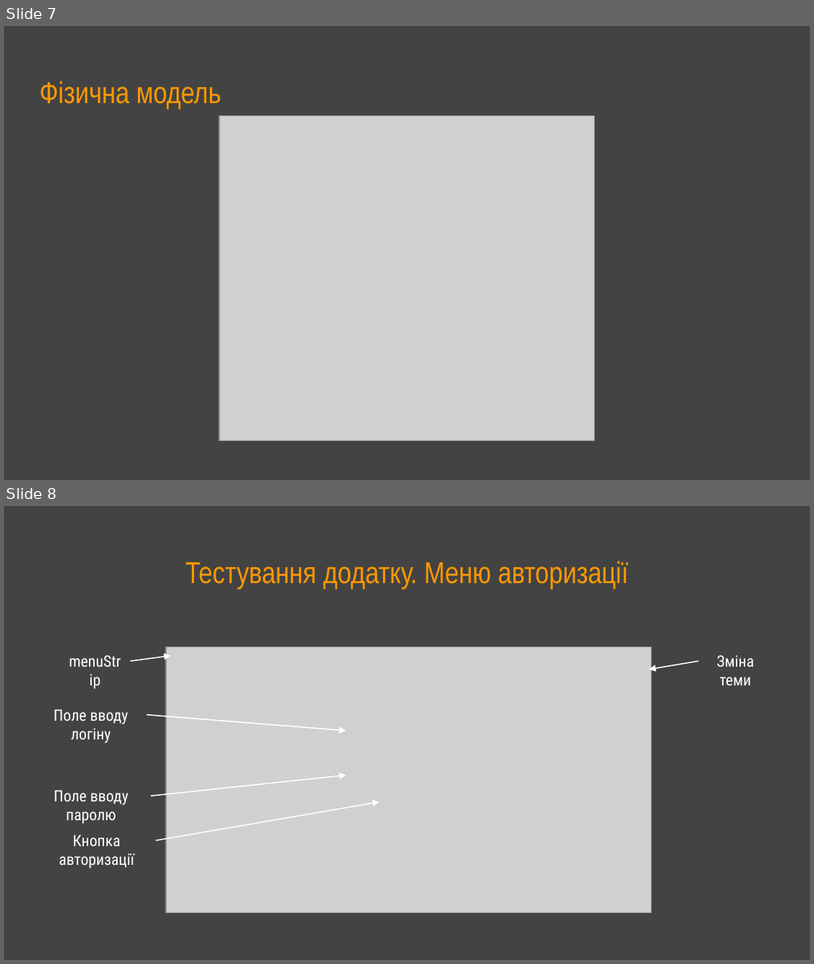
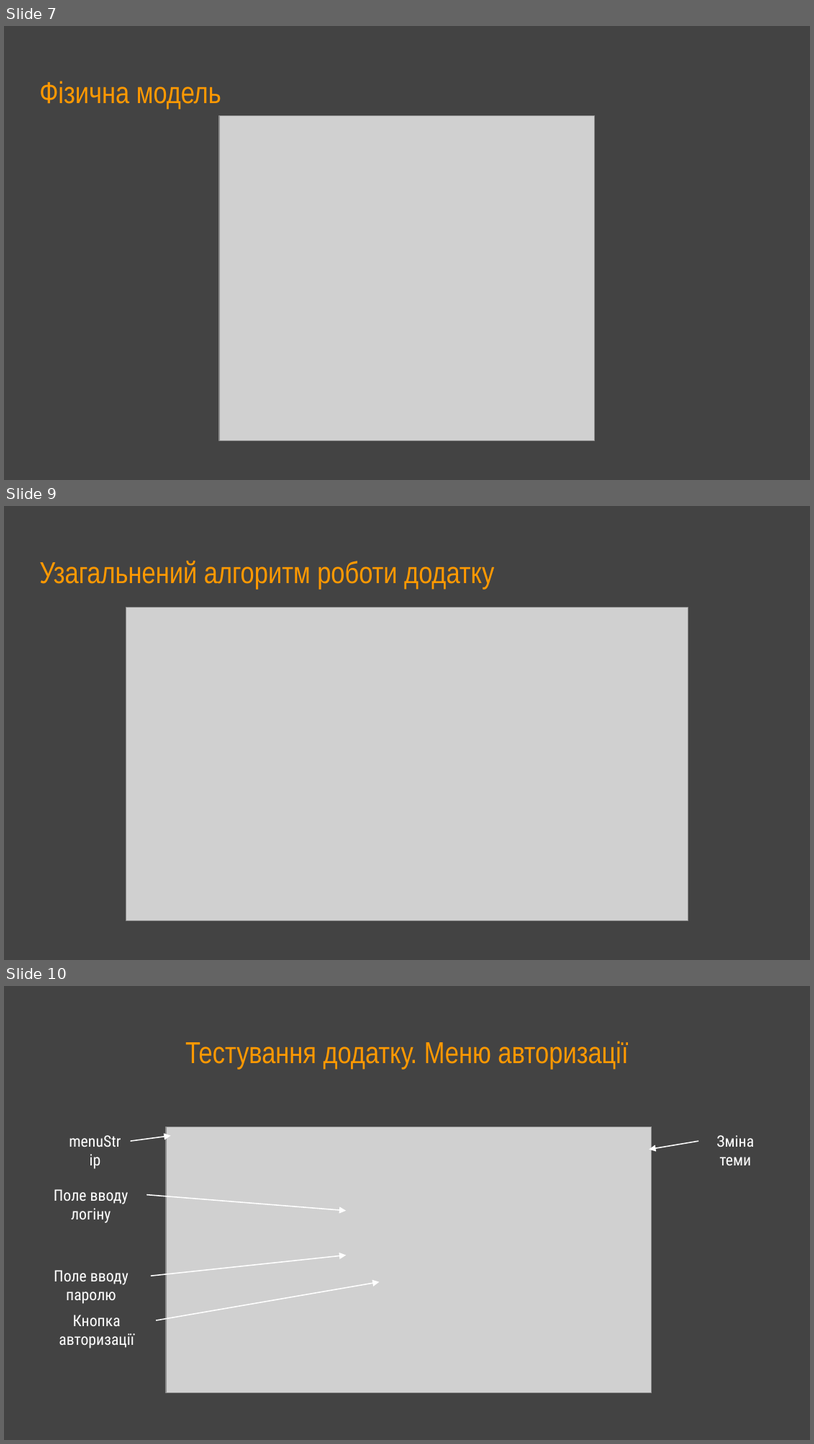
Before and after one commit to ihorpolynko/bicycle-repair-shop-polynko-kn-23-1, a slide deck: documentation/Презентація курсової роботи Полинько КН-23-1 2025.pptx. Shown one above the other, each under a label of ours: slides 7 and 8 before the commit, slides 7, 9 and 10 after it; the slides between them are not shown. The pictures are 814x964 and 814x1444 pixels, drawn with LibreOffice and Linux fonts; fonts in the diff are those of the drawing; grey boxes stand for pictures. Boxes give left, top, right and bottom in pixels: in the first picture for what was removed or moved away, otherwise in the second. Text is boxed around its words. In the diff, an @@ line names an element or a change of style, - is before the commit and + after.

```diff
--- a/documentation/Презентація курсової роботи Полинько КН-23-1 2025.pptx
+++ b/documentation/Презентація курсової роботи Полинько КН-23-1 2025.pptx
@@ slide 9 added at <box>4,506,810,960</box>, background #434343 @@
@@ title added at <box>39,561,494,590</box>, 27 pt, text #FF9900 @@
+Узагальнений алгоритм роботи додатку
@@ picture added at <box>126,608,688,921</box> @@
@@ what was slide 8 is now slide 10 @@
```
Also in this commit, not shown: 2 other slides added, 1 slide removed, 1 other file.
